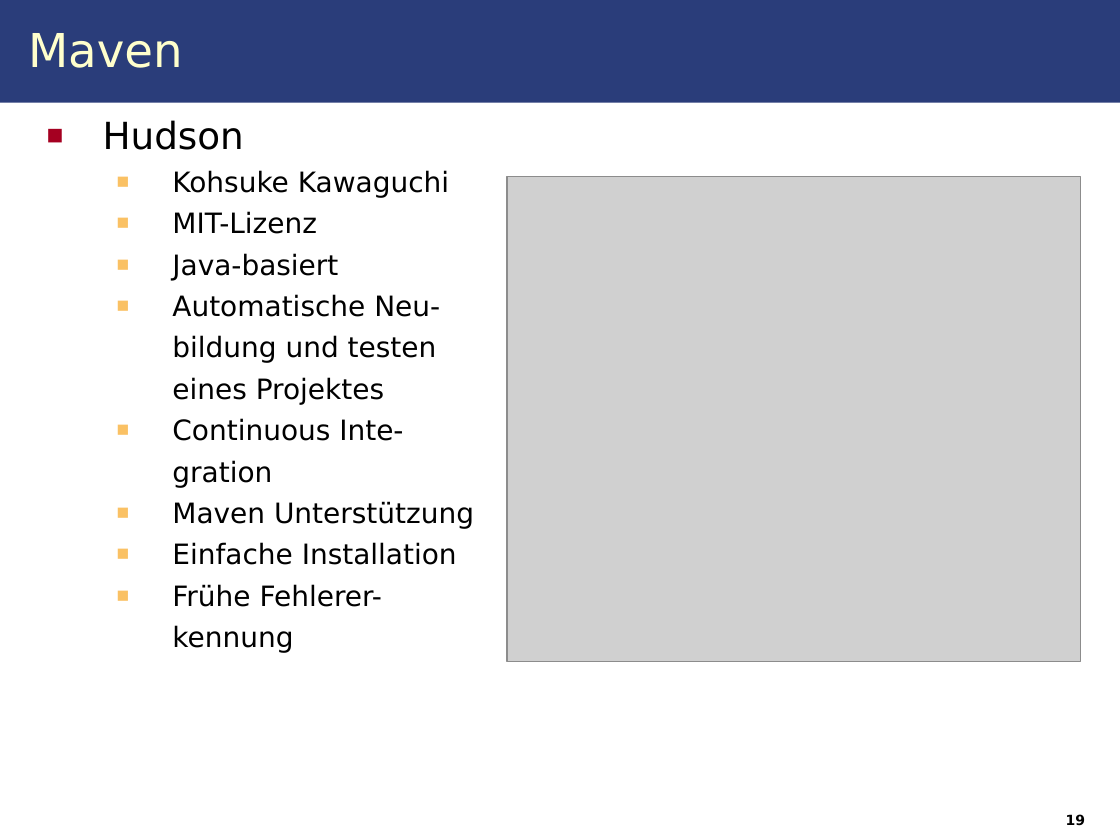
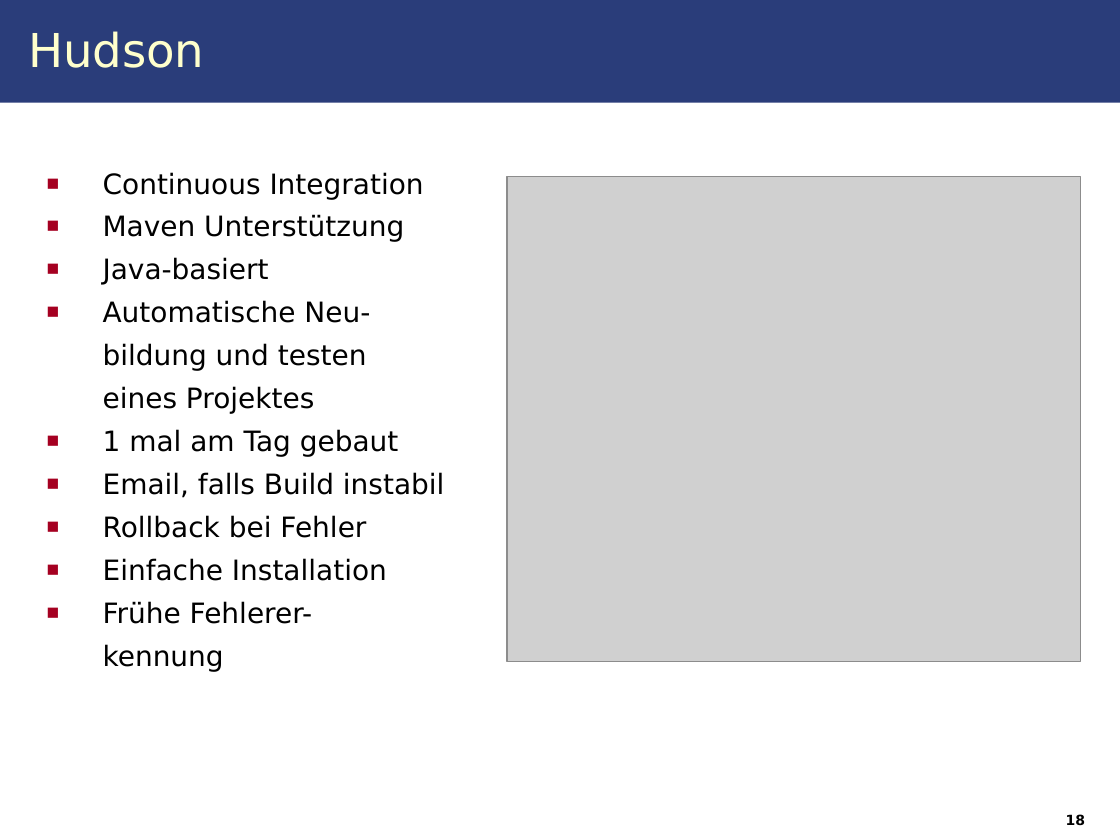
Before and after one commit to IAAS/decidr, a slide deck: slide 18 of seminars/at/Seminar.odp (slide 19 before the commit). Drawn at 1120x840 pixels with LibreOffice and Linux fonts; fonts in the diff are those of the drawing; grey boxes stand for pictures. Boxes give left, top, right and bottom in pixels: in the first picture for what was removed or moved away, otherwise in the second. Text is boxed around its words. In the diff, an @@ line names an element or a change of style, - is before the commit and + after.

```diff
--- a/seminars/at/Seminar.odp
+++ b/seminars/at/Seminar.odp
@@ title at <box>28,31,204,68</box>: text changed @@
-Maven
+Hudson
@@ text at <box>103,172,424,242</box>: text changed @@
-■ Hudson
-  ■ Kohsuke Kawaguchi
-  ■ MIT-Lizenz
+■ Continuous Integration
+■ Maven Unterstützung
@@ text at <box>103,257,387,672</box>: list level 2 to 1 in "Java-basiert"; bullet colour #FAC164 to #A50021; list level 2 to 1 in "Automatische Neu-"; list level 2 to 1 in "bildung und testen"; list level 2 to 1 in "eines Projektes"; list level 2 to 1 in "Einfache Installation"; list level 2 to 1 in "Frühe Fehlerer-"; list level 2 to 1 in "kennung" @@
@@ text at <box>103,429,444,538</box>: text changed @@
-  ■ Continuous Inte-
-  gration
-  ■ Maven Unterstützung
+■ 1 mal am Tag gebaut
+■ Email, falls Build instabil
+■ Rollback bei Fehler
@@ page number at <box>1066,814,1085,826</box>: text changed @@
-19
+18
```
Also in this commit, not shown: 11 other slides changed, 4 slides added, 4 slides removed, 1 other file.
